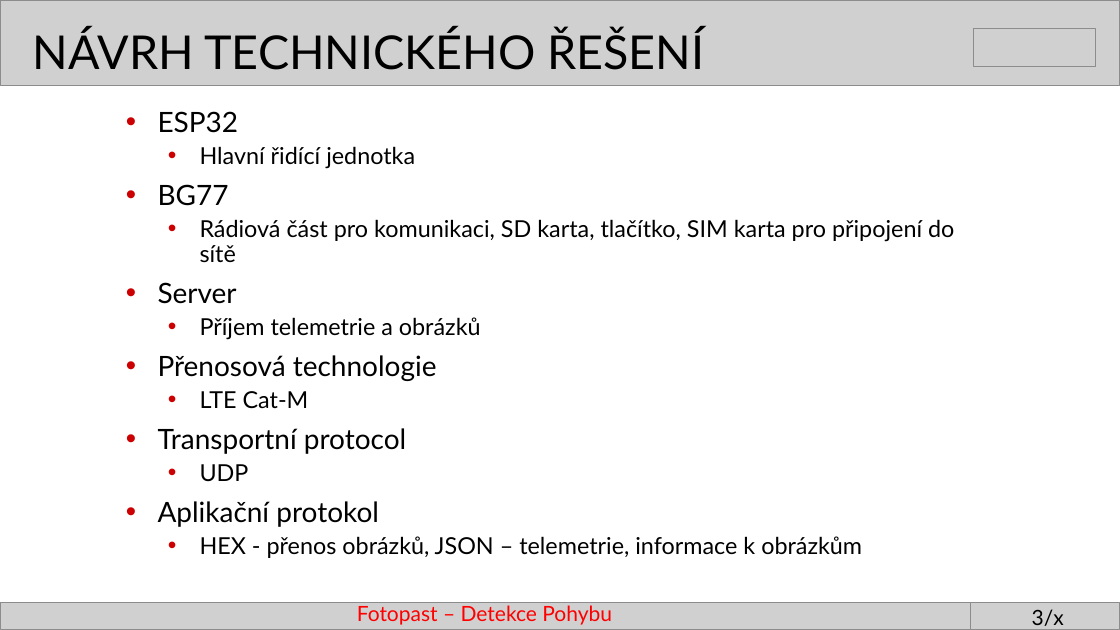
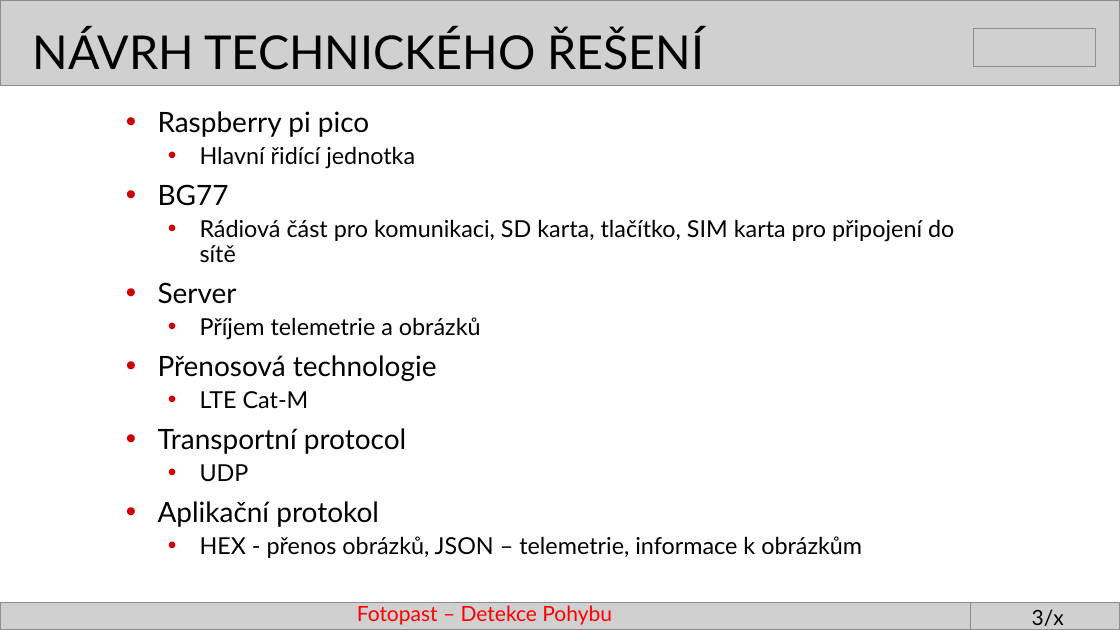
Before and after one commit to petr126/projekt-IOT, a slide deck: slide 3 of PROJEKT IOT.pptx. Drawn at 1120x630 pixels with LibreOffice and Linux fonts; fonts in the diff are those of the drawing; grey boxes stand for pictures. Boxes give left, top, right and bottom in pixels: in the first picture for what was removed or moved away, otherwise in the second. Text is boxed around its words. In the diff, an @@ line names an element or a change of style, - is before the commit and + after.

```diff
--- a/PROJEKT IOT.pptx
+++ b/PROJEKT IOT.pptx
@@ subtitle at [158, 111, 369, 137]: text changed @@
-• ESP32
+• Raspberry pi pico
```
Also in this commit, not shown: 2 other slides changed.
